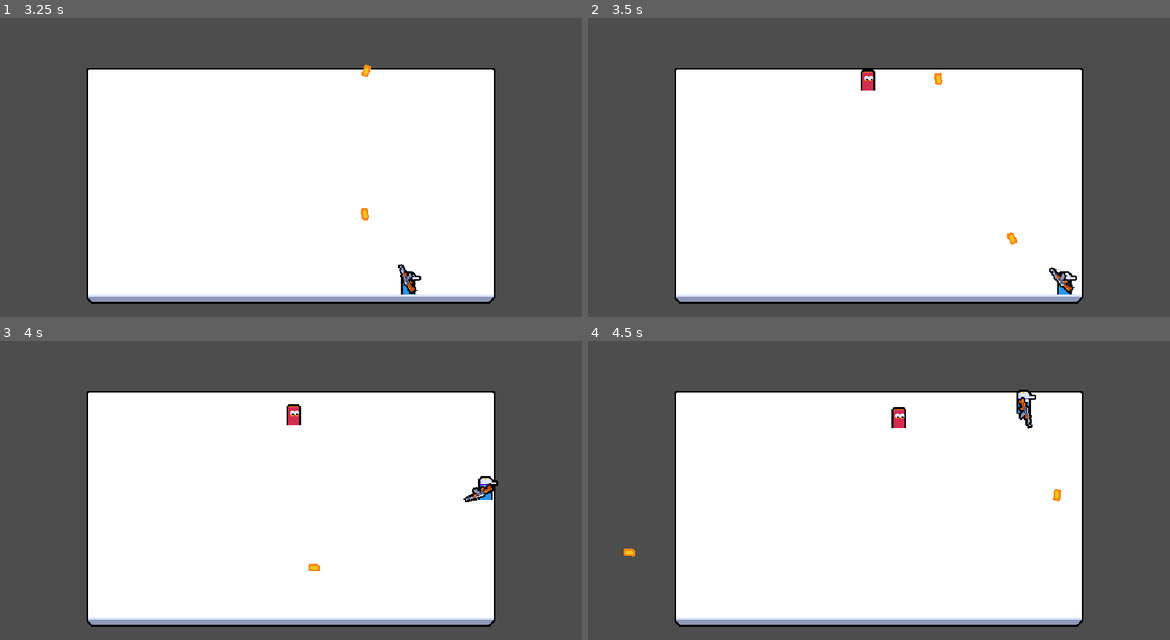
Above: before the commit, frames 1-4 (two rows, left to right).
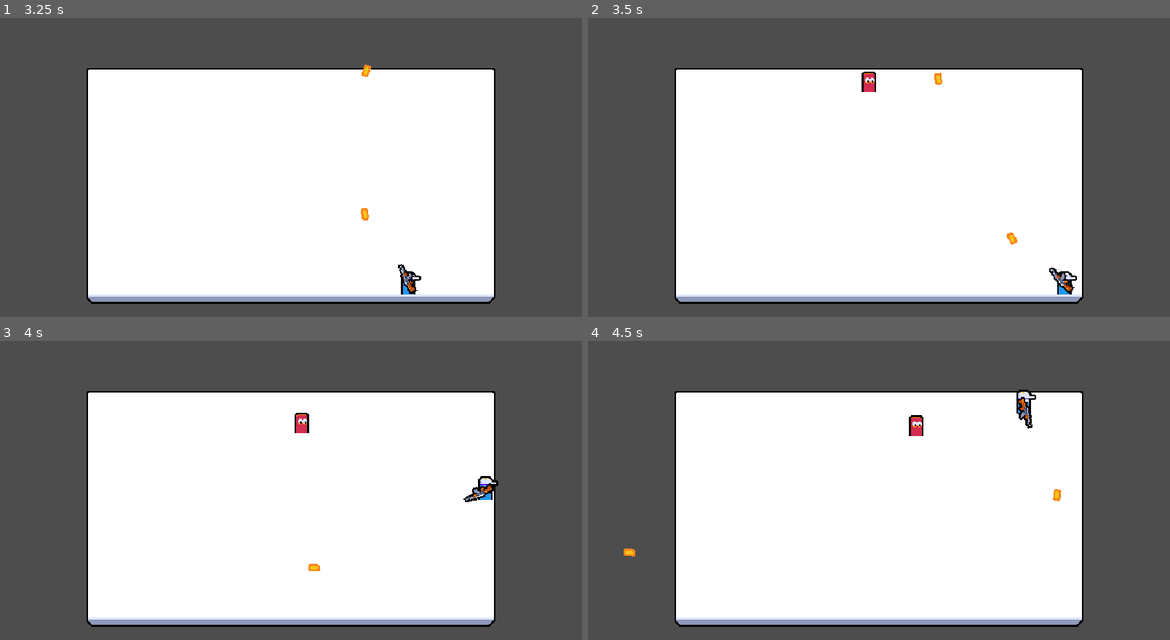
Above: after the commit, the same moments.

Repository: usergaia/top-down-shooter
Game: Godot game, scene res://UI/MainMenu/main_menu.tscn
Two runs of this game, one before a commit and one after it. Both use one fixed random seed, a clock stepped at 60 frames per second and the inputs below.
Inputs (mouse positions are in pixels of both pictures, inside the frame that each line leads up to):
- Up to frame 1 (3.25 s): tap Enter at 0.5, 2.75 s; move the mouse to (419, 164) at 0.52 s; press the mouse at (419, 164) at 0.53 s; hold D (move_right) 0.53-1.25 s; release the mouse at (419, 164) at 1.25 s; click "Host" at 1.25 s; tap Space at 2 s; move the mouse to (174, 197) at 2.02 s; hold S (move_down) 2.03-2.78 s; click (174, 197) at 2.1 s; move the mouse to (349, 110) at 2.77 s; press the mouse at (349, 110) at 2.78 s; hold D (move_right) from 2.78 s (still down)
- Up to frame 2 (3.5 s): keep holding D (move_right)
- Up to frame 3 (4 s): move the mouse to (261, 568) at 3.52 s; release D (move_right) at 3.53 s; release the mouse at (261, 568) at 3.53 s; hold W (move_up) from 3.53 s (still down); click (261, 568) at 3.6 s
- Up to frame 4 (4.5 s): move the mouse to (1053, 553) at 4.27 s; release W (move_up) at 4.28 s; press the mouse at (1053, 553) at 4.28 s; hold A (move_left) from 4.28 s (still down)

Frame 1 is identical in both runs. In frame 2, 0.1% of the frame differs, in the area x 46-50%, y 17-25%; in frame 3, 0.3%; in frame 4, 0.3%, in the area x 52-58%, y 22-32%.

Commit message:
feat: Add health component for player, refactor hitbox/hurtbox implementation using composition, add proper basic game loop

Diff:
--- /dev/null
+++ b/Autoloads/game_events.gd
@@ -0,0 +1,6 @@
+extends Node
+
+signal enemy_died
+
+func emit_enemy_died():
+	enemy_died.emit()
--- a/Entities/Enemy/enemy.gd
+++ b/Entities/Enemy/enemy.gd
@@ -1,27 +1,23 @@
 extends CharacterBody2D
 
-@onready var area_2d: Area2D = $Area2D
+const SPEED = 60
+
 @onready var target_acquisition_timer: Timer = $TargetAcquisitionTimer
+@onready var health_component: HealthComponent = $HealthComponent
 
-var current_health: int = 1
 var target_position: Vector2
 
 func _ready():
-	area_2d.area_entered.connect(_on_area_entered)
 	target_acquisition_timer.timeout.connect(_on_target_acquisition_timer_timeout)
 
 	if is_multiplayer_authority():
+		health_component.died.connect(_on_died)
 		acquire_target()
 
 func _process(delta: float) -> void:
 	if is_multiplayer_authority():
-		velocity = global_position.direction_to(target_position) * 40
+		velocity = global_position.direction_to(target_position) * SPEED
 		move_and_slide()
-
-func handle_hit():
-	current_health -= 1
-	if current_health <= 0:
-		queue_free()
 
 func acquire_target():
 	var players = get_tree().get_nodes_in_group("player")
@@ -44,15 +40,10 @@
 	if nearest_player != null:
 		target_position = nearest_player.global_position
 
-func _on_area_entered(other_area: Area2D):
-	if !is_multiplayer_authority():
-		return
-
-	if other_area.owner is Bullet:
-		var bullet = other_area.owner as Bullet
-		bullet.register_collision()
-		handle_hit()
-
 func _on_target_acquisition_timer_timeout():
 	if is_multiplayer_authority():
 		acquire_target()
+
+func _on_died():
+	GameEvents.emit_enemy_died()
+	queue_free()
--- a/Entities/Enemy/enemy.tscn
+++ b/Entities/Enemy/enemy.tscn
@@ -2,22 +2,30 @@
 
 [ext_resource type="Texture2D" uid="uid://dsfja04rnu8rc" path="res://Entities/Enemy/enemy_medium.png" id="1_egd74"]
 [ext_resource type="Script" uid="uid://b387wykqpuhsa" path="res://Entities/Enemy/enemy.gd" id="1_xugip"]
+[ext_resource type="PackedScene" uid="uid://cyux3o3etqn31" path="res://Utilities/Components/health_component.tscn" id="2_l2yo7"]
+[ext_resource type="PackedScene" uid="uid://cs8vt7wf1q4l1" path="res://Utilities/Components/hurtbox_component.tscn" id="3_6b1qy"]
+[ext_resource type="PackedScene" uid="uid://gnjmd3ilsnry" path="res://Utilities/Components/hitbox_component.tscn" id="5_uvcgk"]
 
 [sub_resource type="SceneReplicationConfig" id="SceneReplicationConfig_xugip"]
 properties/0/path = NodePath(".:global_position")
 properties/0/spawn = true
 properties/0/replication_mode = 1
 
-[sub_resource type="RectangleShape2D" id="RectangleShape2D_egd74"]
+[sub_resource type="RectangleShape2D" id="RectangleShape2D_uvcgk"]
 size = Vector2(16, 24)
 
 [sub_resource type="CircleShape2D" id="CircleShape2D_egd74"]
 radius = 4.0
 
+[sub_resource type="RectangleShape2D" id="RectangleShape2D_gyqvw"]
+size = Vector2(10, 14)
+
 [node name="Enemy" type="CharacterBody2D" unique_id=1941046415]
 collision_layer = 0
 motion_mode = 1
 script = ExtResource("1_xugip")
+
+[node name="HealthComponent" parent="." unique_id=2094651986 instance=ExtResource("2_l2yo7")]
 
 [node name="MultiplayerSynchronizer" type="MultiplayerSynchronizer" parent="." unique_id=87373148]
 replication_config = SubResource("SceneReplicationConfig_xugip")
@@ -26,13 +34,12 @@
 wait_time = 0.2
 autostart = true
 
-[node name="Area2D" type="Area2D" parent="." unique_id=451620059]
-collision_layer = 0
-collision_mask = 256
+[node name="HurtboxComponent" parent="." unique_id=577249865 node_paths=PackedStringArray("health_component") instance=ExtResource("3_6b1qy")]
+health_component = NodePath("../HealthComponent")
 
-[node name="CollisionShape2D2" type="CollisionShape2D" parent="Area2D" unique_id=574271441]
+[node name="CollisionShape2D3" type="CollisionShape2D" parent="HurtboxComponent" unique_id=669239887]
 position = Vector2(0, -12)
-shape = SubResource("RectangleShape2D_egd74")
+shape = SubResource("RectangleShape2D_uvcgk")
 
 [node name="Sprite2D" type="Sprite2D" parent="." unique_id=509577191]
 texture = ExtResource("1_egd74")
@@ -42,3 +49,10 @@
 [node name="CollisionShape2D" type="CollisionShape2D" parent="." unique_id=251691689]
 position = Vector2(0, -4)
 shape = SubResource("CircleShape2D_egd74")
+
+[node name="HitboxComponent" parent="." unique_id=733873329 instance=ExtResource("5_uvcgk")]
+position = Vector2(0, -10)
+collision_layer = 4
+
+[node name="CollisionShape2D" type="CollisionShape2D" parent="HitboxComponent" unique_id=1662911556]
+shape = SubResource("RectangleShape2D_gyqvw")
--- a/Entities/Player/player.gd
+++ b/Entities/Player/player.gd
@@ -4,6 +4,7 @@
 @onready var player_input_synchronizer_component: PlayerInputSynchronizerComponent = $PlayerInputSynchronizerComponent
 @onready var weapon_root: Node2D = $WeaponRoot
 @onready var fire_rate_timer: Timer = $FireRateTimer
+@onready var health_component: HealthComponent = $HealthComponent
 
 var bullet_scene: PackedScene = preload("uid://0aqqgp0vrrdj")
 var input_player_authority: int
@@ -13,6 +14,7 @@
 func _ready():
 	# only give control access depending on the player's peer id
 	player_input_synchronizer_component.set_multiplayer_authority(input_player_authority)
+	health_component.died.connect(_on_died)
 
 func _process(_delta: float) -> void:
 	# a specific player's weapon position pointing + mouse position
@@ -33,3 +35,6 @@
 	bullet.start(player_input_synchronizer_component.aim_vector)
 	get_parent().add_child(bullet, true)
 	fire_rate_timer.start()
+
+func _on_died():
+	print('player died')
--- a/Entities/Player/player.tscn
+++ b/Entities/Player/player.tscn
@@ -2,8 +2,10 @@
 
 [ext_resource type="Script" uid="uid://tvn2tpbfo0uk" path="res://Entities/Player/player.gd" id="1_mv1ah"]
 [ext_resource type="PackedScene" uid="uid://d3yrt7r43syml" path="res://Utilities/Components/player_input_synchronizer_component.tscn" id="2_3uyv8"]
+[ext_resource type="PackedScene" uid="uid://cyux3o3etqn31" path="res://Utilities/Components/health_component.tscn" id="2_4wf4l"]
 [ext_resource type="Texture2D" uid="uid://bluokcvylwdng" path="res://Entities/Player/player-medium.png" id="2_lu8i8"]
 [ext_resource type="Texture2D" uid="uid://cfnmer626derb" path="res://Entities/Player/rifle.png" id="3_tekja"]
+[ext_resource type="PackedScene" uid="uid://cs8vt7wf1q4l1" path="res://Utilities/Components/hurtbox_component.tscn" id="6_4wf4l"]
 
 [sub_resource type="SceneReplicationConfig" id="SceneReplicationConfig_3uyv8"]
 properties/0/path = NodePath(".:global_position")
@@ -12,10 +14,16 @@
 
 [sub_resource type="CircleShape2D" id="CircleShape2D_ix6vc"]
 
+[sub_resource type="CircleShape2D" id="CircleShape2D_4wf4l"]
+radius = 5.0
+
 [node name="Player" type="CharacterBody2D" unique_id=360653061 groups=["player"]]
 collision_layer = 0
 motion_mode = 1
 script = ExtResource("1_mv1ah")
+
+[node name="HealthComponent" parent="." unique_id=2094651986 instance=ExtResource("2_4wf4l")]
+max_health = 5
 
 [node name="PlayerInputSynchronizerComponent" parent="." unique_id=1919296244 node_paths=PackedStringArray("aim_root") instance=ExtResource("2_3uyv8")]
 aim_root = NodePath("../WeaponRoot")
@@ -45,3 +53,11 @@
 visible = false
 position = Vector2(0, -10)
 shape = SubResource("CircleShape2D_ix6vc")
+
+[node name="HurtboxComponent2" parent="." unique_id=577249865 node_paths=PackedStringArray("health_component") instance=ExtResource("6_4wf4l")]
+collision_mask = 4
+health_component = NodePath("../HealthComponent")
+
+[node name="CollisionShape2D" type="CollisionShape2D" parent="HurtboxComponent2" unique_id=961508222]
+position = Vector2(-1, -12)
+shape = SubResource("CircleShape2D_4wf4l")
--- a/GameObjects/Bullets/bullet.gd
+++ b/GameObjects/Bullets/bullet.gd
@@ -3,10 +3,12 @@
 const SPEED: int = 600
 
 @onready var life_timer: Timer = $LifeTimer
+@onready var hitbox_component: HitboxComponent = $HitboxComponent
 
 var direction: Vector2
 
 func _ready() -> void:
+	hitbox_component.hit_hurtbox.connect(_on_hit_hurtbox)
 	life_timer.timeout.connect(_on_life_timer_timeout)
 
 func _process(delta: float):
@@ -21,5 +23,8 @@
 	if is_multiplayer_authority():
 		queue_free()
 
+func _on_hit_hurtbox(_hurtbox_component: HurtboxComponent):
+	register_collision()
+
 func register_collision():
 	queue_free()
--- a/GameObjects/Bullets/bullet.tscn
+++ b/GameObjects/Bullets/bullet.tscn
@@ -2,6 +2,7 @@
 
 [ext_resource type="Script" uid="uid://yybtw4l3hloa" path="res://GameObjects/Bullets/bullet.gd" id="1_lus1t"]
 [ext_resource type="Texture2D" uid="uid://bljc3vjcli7rc" path="res://GameObjects/Bullets/bullet.png" id="2_gmytf"]
+[ext_resource type="PackedScene" uid="uid://gnjmd3ilsnry" path="res://Utilities/Components/hitbox_component.tscn" id="2_k3ujx"]
 
 [sub_resource type="SceneReplicationConfig" id="SceneReplicationConfig_lus1t"]
 properties/0/path = NodePath(".:global_position")
@@ -27,12 +28,10 @@
 one_shot = true
 autostart = true
 
-[node name="Area2D" type="Area2D" parent="." unique_id=1990524335]
-collision_layer = 256
-collision_mask = 0
+[node name="HitboxComponent" parent="." unique_id=733873329 instance=ExtResource("2_k3ujx")]
 
-[node name="CollisionShape2D" type="CollisionShape2D" parent="Area2D" unique_id=549112447]
-shape = SubResource("CircleShape2D_lus1t")
+[node name="CollisionShape2D2" type="CollisionShape2D" parent="HitboxComponent" unique_id=2011968620]
+shape = SubResource("CircleShape2D_coqhs")
 
 [node name="Sprite2D" type="Sprite2D" parent="." unique_id=37278685]
 texture = ExtResource("2_gmytf")
--- a/Manager/enemy_manager.gd
+++ b/Manager/enemy_manager.gd
@@ -13,10 +13,12 @@
 @onready var round_timer: Timer = $RoundTimer
 
 var round_count: int
+var enemy_count: int
 
 func _ready() -> void:
 	spawn_interval_timer.timeout.connect(_on_spawner_interval_timer_timeout)
 	round_timer.timeout.connect(_on_round_timer_timeout)
+	GameEvents.enemy_died.connect(_on_enemy_died)
 	begin_round()
 
 func begin_round():
@@ -26,6 +28,15 @@
 
 	spawn_interval_timer.wait_time = BASE_ENEMY_SPAWN_TIME + ((round_count-1) * ENEMY_SPAWN_TIME_GROWTH)
 	spawn_interval_timer.start()
+	print("Round %s" % round_count)
+
+func check_round_completed():
+	if !round_timer.is_stopped():
+		return
+
+	if enemy_count == 0:
+		print('Game complete!')
+		begin_round()
 
 func _on_spawner_interval_timer_timeout():
 	if is_multiplayer_authority():
@@ -36,6 +47,7 @@
 	var enemy = enemy_scene.instantiate() as Node2D
 	enemy.global_position = get_random_spawn_position()
 	enemy_spawn_root.add_child(enemy, true)
+	enemy_count += 1
 
 func get_random_spawn_position() -> Vector2:
 	var x = randi_range(0, spawn_rect.size.x)
@@ -45,4 +57,8 @@
 func _on_round_timer_timeout():
 	if is_multiplayer_authority():
 		spawn_interval_timer.stop()
-		print("Round over!")
+		check_round_completed()
+
+func _on_enemy_died():
+	enemy_count -= 1
+	check_round_completed()
--- /dev/null
+++ b/Utilities/Components/health_component.gd
@@ -0,0 +1,16 @@
+class_name HealthComponent extends Node
+
+signal died
+
+@export var max_health: int = 1
+
+var current_health: int
+
+func _ready() -> void:
+	current_health = max_health
+
+func take_damage(amount: int):
+	current_health = clamp(current_health - amount, 0, max_health)
+
+	if current_health == 0:
+		died.emit()
--- /dev/null
+++ b/Utilities/Components/health_component.tscn
@@ -0,0 +1,6 @@
+[gd_scene format=3 uid="uid://cyux3o3etqn31"]
+
+[ext_resource type="Script" uid="uid://dsn3gvhofqja2" path="res://Utilities/Components/health_component.gd" id="1_np00f"]
+
+[node name="HealthComponent" type="Node" unique_id=2094651986]
+script = ExtResource("1_np00f")
--- /dev/null
+++ b/Utilities/Components/hitbox_component.gd
@@ -0,0 +1,8 @@
+class_name HitboxComponent extends Area2D
+
+signal hit_hurtbox(hurtbox_component: HurtboxComponent)
+
+var damage: int = 1
+
+func register_hurtbox_hit(hurtbox_component: HurtboxComponent):
+	hit_hurtbox.emit(hurtbox_component)
--- /dev/null
+++ b/Utilities/Components/hitbox_component.tscn
@@ -0,0 +1,8 @@
+[gd_scene format=3 uid="uid://gnjmd3ilsnry"]
+
+[ext_resource type="Script" uid="uid://bhcy1kvscjaid" path="res://Utilities/Components/hitbox_component.gd" id="1_6txe7"]
+
+[node name="HitboxComponent" type="Area2D" unique_id=733873329]
+collision_layer = 256
+collision_mask = 0
+script = ExtResource("1_6txe7")
--- /dev/null
+++ b/Utilities/Components/hurtbox_component.gd
@@ -0,0 +1,14 @@
+class_name HurtboxComponent extends Area2D
+
+@export var health_component: HealthComponent
+
+func _ready() -> void:
+	area_entered.connect(_on_area_entered)
+
+func _on_area_entered(other_area: Area2D):
+	if !is_multiplayer_authority() or other_area is not HitboxComponent:
+		return
+
+	var hitbox_component: HitboxComponent = other_area
+	hitbox_component.register_hurtbox_hit(self)
+	health_component.take_damage(hitbox_component.damage)
--- /dev/null
+++ b/Utilities/Components/hurtbox_component.tscn
@@ -0,0 +1,8 @@
+[gd_scene format=3 uid="uid://cs8vt7wf1q4l1"]
+
+[ext_resource type="Script" uid="uid://dka4b6hpcu717" path="res://Utilities/Components/hurtbox_component.gd" id="1_5r4x1"]
+
+[node name="HurtboxComponent" type="Area2D" unique_id=577249865]
+collision_layer = 0
+collision_mask = 256
+script = ExtResource("1_5r4x1")
--- a/project.godot
+++ b/project.godot
@@ -15,6 +15,10 @@
 run/main_scene="uid://043swv02wwpw"
 config/features=PackedStringArray("4.6", "Forward Plus")
 config/icon="res://icon.svg"
+
+[autoload]
+
+GameEvents="*uid://bg7vxvifxuimr"
 
 [display]
 
@@ -55,6 +59,7 @@
 [layer_names]
 
 2d_physics/layer_1="terrain"
+2d_physics/layer_3="enemy"
 2d_physics/layer_9="bullet"
 
 [physics]
Not shown, added: Autoloads/game_events.gd.uid
Not shown: 1 places in GameObjects/Bullets/bullet.tscn that only renumber resources
Not shown, added: Utilities/Components/health_component.gd.uid
Not shown, added: Utilities/Components/hitbox_component.gd.uid
Not shown, added: Utilities/Components/hurtbox_component.gd.uid
